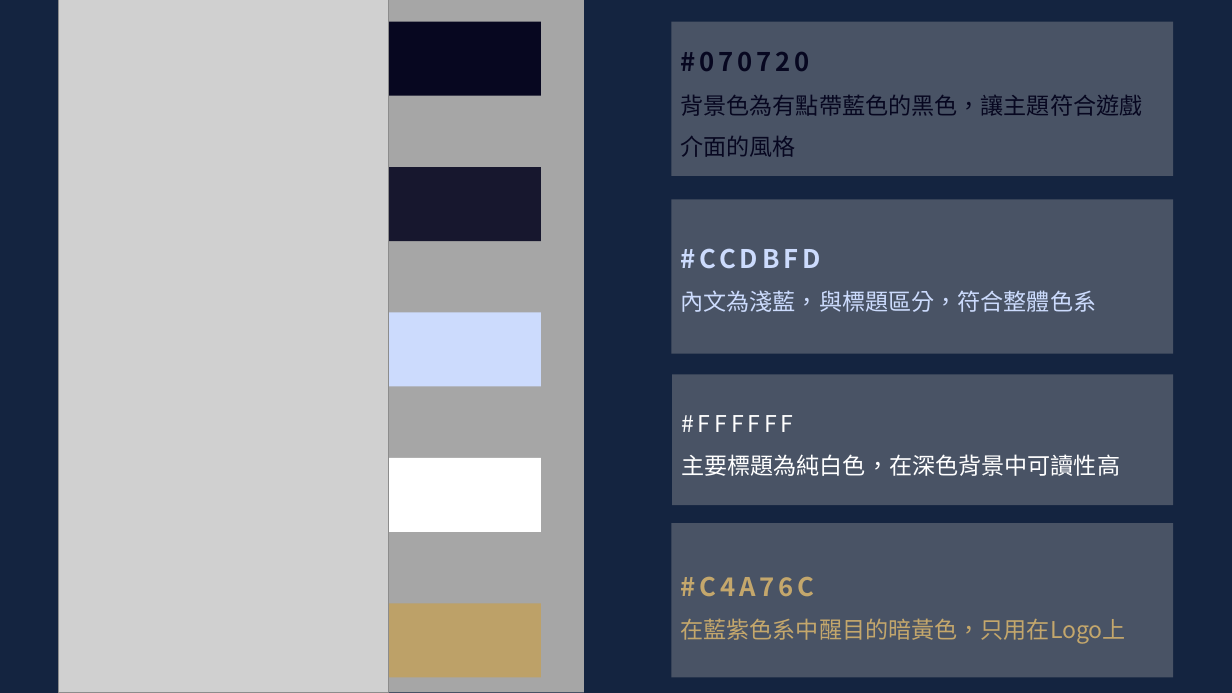
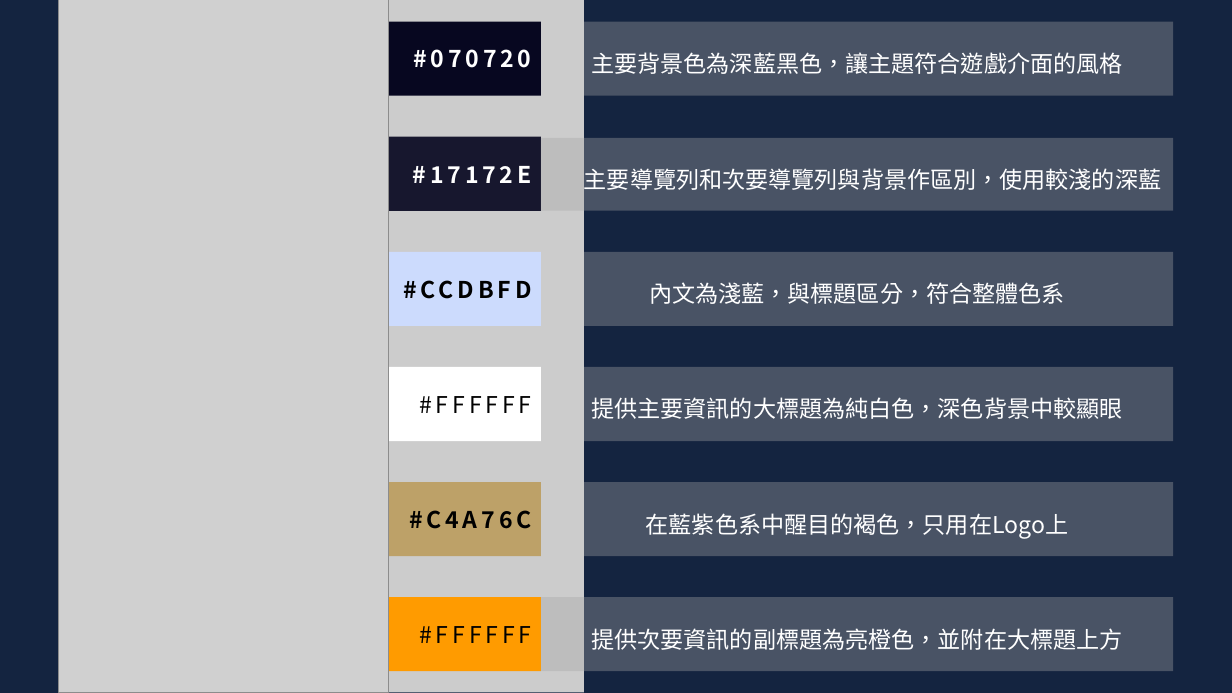
Before and after one commit to leonasdev/WebMidProject, a slide deck: slide 10 of 企劃書.pptx. Drawn at 1232x693 pixels with LibreOffice and Linux fonts; fonts in the diff are those of the drawing; grey boxes stand for pictures. Boxes give left, top, right and bottom in pixels: in the first picture for what was removed or moved away, otherwise in the second. Text is boxed around its words. In the diff, an @@ line names an element or a change of style, - is before the commit and + after.

```diff
--- a/企劃書.pptx
+++ b/企劃書.pptx
@@ rectangle at (262,0,584,693): fill #A6A6A6 to #CCCCCC @@
@@ rectangle "主要背景色為深藍黑色，讓主題符合遊戲介面的風格": place and size @@
-rectangle "主要背景色為深藍黑色，讓主題符合遊戲介面的風格" at (672,21,1174,176)
+rectangle "主要背景色為深藍黑色，讓主題符合遊戲介面的風格" at (541,21,1173,95)
@@ rectangle "主要背景色為深藍黑色，讓主題符合遊戲介面的風格" at (541,21,1173,95): vertical alignment top to middle @@
@@ text in rectangle at (413,49,531,68): text added @@
+#070720
@@ text in rectangle at (591,52,1122,74): text changed; text colour #070720 to #FFFFFF @@
-#070720
-背景色為有點帶藍色的黑色，讓主題符合遊戲介面的風格
+主要背景色為深藍黑色，讓主題符合遊戲介面的風格
@@ rectangle "#17172E": place and size @@
-rectangle "#17172E" at (336,167,541,241)
+rectangle "#17172E" at (336,137,541,211)
@@ rectangle added at (541,138,1173,211), fill #A5A5A5 at 37% opacity, 18 pt, text #FFFFFF @@
+主要導覽列和次要導覽列與背景作區別，使用較淺的深藍
@@ text in rectangle at (413,166,532,183): text added @@
+#17172E
@@ text in rectangle at (336,252,541,326): text added @@
+#CCDBFD
@@ rectangle "#CCDBFD": place and size @@
-rectangle "#CCDBFD" at (336,312,541,386)
+rectangle "#CCDBFD" at (336,252,541,326)
@@ text in rectangle at (541,252,1173,326): paragraph removed @@
-#CCDBFD
@@ rectangle "內文為淺藍，與標題區分，符合整體色系": place and size @@
-rectangle "內文為淺藍，與標題區分，符合整體色系" at (672,200,1174,354)
+rectangle "內文為淺藍，與標題區分，符合整體色系" at (541,252,1173,326)
@@ rectangle "內文為淺藍，與標題區分，符合整體色系" at (541,252,1173,326): text colour #CCDBFD to #FFFFFF; vertical alignment top to middle @@
@@ rectangle "#FFFFFF": place and size @@
-rectangle "#FFFFFF" at (336,458,541,532)
+rectangle "#FFFFFF" at (336,367,541,441)
@@ rectangle "提供主要資訊的大標題為純白色，深色背景中較顯眼": place and size @@
-rectangle "提供主要資訊的大標題為純白色，深色背景中較顯眼" at (672,374,1173,506)
+rectangle "提供主要資訊的大標題為純白色，深色背景中較顯眼" at (541,367,1173,441)
@@ text in rectangle at (419,396,531,413): text added @@
+#FFFFFF
@@ text in rectangle at (591,397,1122,419): text changed @@
-#FFFFFF
-主要標題為純白色，在深色背景中可讀性高
+提供主要資訊的大標題為純白色，深色背景中較顯眼
@@ rectangle "#C4A76C": place and size @@
-rectangle "#C4A76C" at (336,604,541,677)
+rectangle "#C4A76C" at (336,482,541,556)
@@ rectangle "在藍紫色系中醒目的褐色，只用在Logo上" at (541,482,1173,556): vertical alignment top to middle @@
@@ rectangle "在藍紫色系中醒目的褐色，只用在Logo上": place and size @@
-rectangle "在藍紫色系中醒目的褐色，只用在Logo上" at (672,523,1174,677)
+rectangle "在藍紫色系中醒目的褐色，只用在Logo上" at (541,482,1173,556)
@@ text in rectangle at (409,510,532,529): text added @@
+#C4A76C
@@ text in rectangle at (646,513,1069,538): text changed; text colour #C4A76C to #FFFFFF @@
-#C4A76C
-在藍紫色系中醒目的暗黃色，只用在Logo上
+在藍紫色系中醒目的褐色，只用在Logo上
@@ rectangle added at (336,597,541,671), fill #FF9B00, 18 pt, text #000000 @@
+#FFFFFF
@@ rectangle added at (541,597,1173,671), fill #A5A5A5 at 37% opacity, 18 pt, text #FFFFFF @@
+提供次要資訊的副標題為亮橙色，並附在大標題上方
```
Also in this commit, not shown: 3 other slides changed, 4 slides added.
